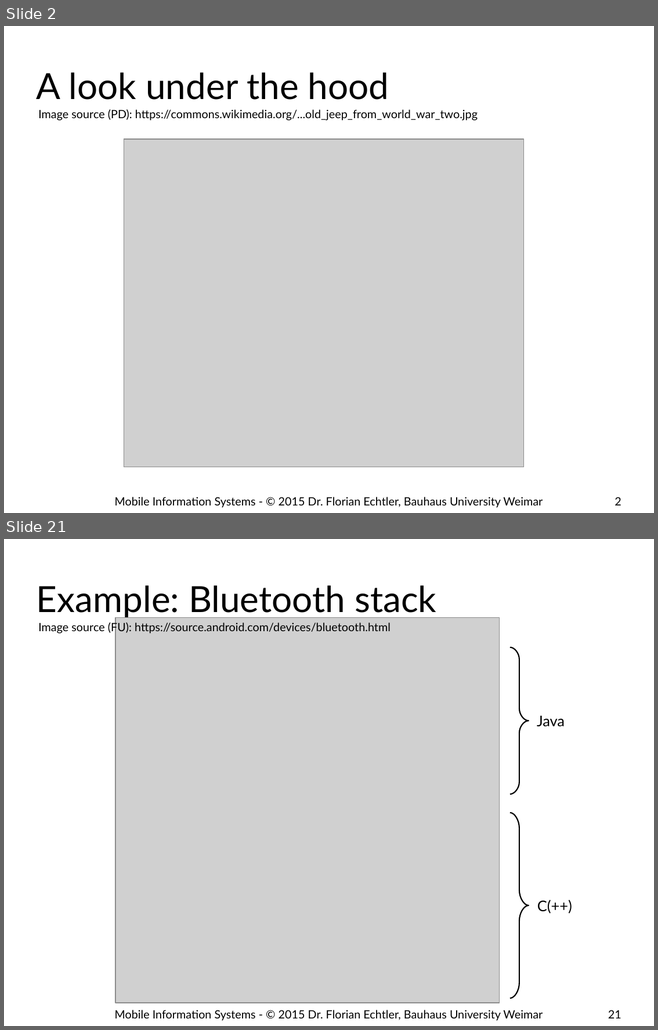
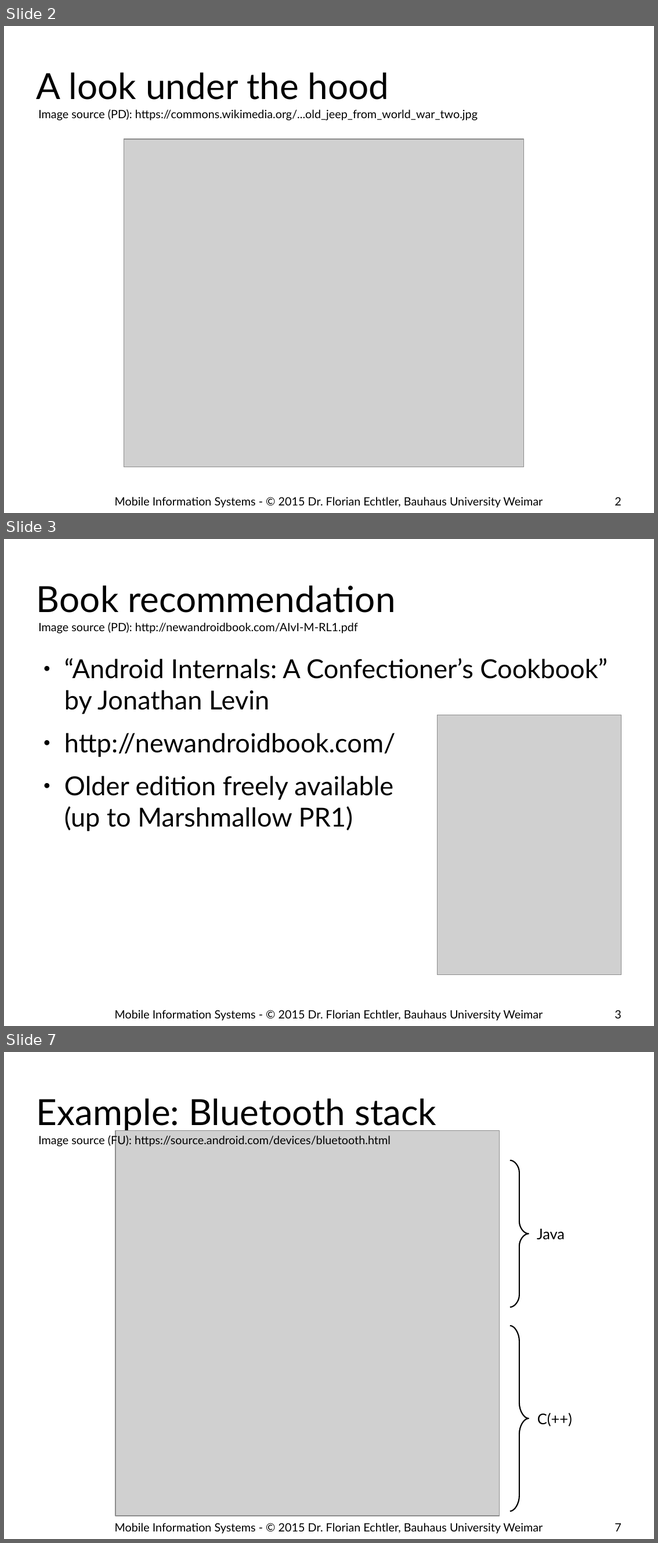
Before and after one commit to floe/mobile-information-systems, a slide deck: 10-android-internals.odp. Shown one above the other, each under a label of ours: slides 2 and 21 before the commit, slides 2, 3 and 7 after it; the slides between them are not shown. The pictures are 658x1030 and 658x1543 pixels, drawn with LibreOffice and Linux fonts; fonts in the diff are those of the drawing; grey boxes stand for pictures; background and template pictures are left out. Boxes give left, top, right and bottom in pixels: in the first picture for what was removed or moved away, otherwise in the second. Text is boxed around its words. In the diff, an @@ line names an element or a change of style, - is before the commit and + after.

Commit message:
major update to internals

```diff
--- a/10-android-internals.odp
+++ b/10-android-internals.odp
@@ slide 3 added at [4, 539, 654, 1026], background #FFFFFF @@
@@ title added at [36, 585, 395, 613], 44 pt, text #000000 @@
+Book recommendation
@@ text added at [38, 623, 358, 634], 14 pt, text #000000 @@
+Image source (PD): http://newandroidbook.com/AIvI-M-RL1.pdf
@@ text added at [64, 658, 607, 831], 32 pt, text #000000 @@
+● “Android Internals: A Confectioner’s Cookbook” by Jonathan Levin
+● http://newandroidbook.com/
+● Older edition freely available (up to Marshmallow PR1)
@@ picture added at [437, 715, 621, 975] @@
@@ text added at [115, 1010, 542, 1021], 14 pt, text #000000 @@
+Mobile Information Systems - © 2015 Dr. Florian Echtler, Bauhaus University Weimar
@@ page number added at [614, 1010, 621, 1019], 14 pt, text #000000 @@
+3
@@ what was slide 21 is now slide 7 @@
@@ page number at [614, 1524, 621, 1532]: text changed @@
-21
+7
```
Also in this commit, not shown: 5 slides changed, 2 other slides added.
